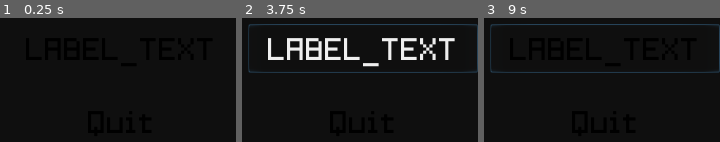
Above: before the commit, frames 1-3 (left to right).
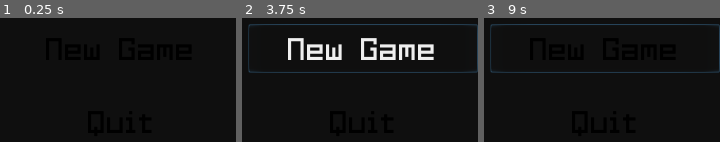
Above: after the commit, the same moments.

Repository: risooonho/fnaf-tse
Game: Godot game, scene res://scenes/Menu.tscn
Two runs of this game, one before a commit and one after it. Both use one fixed random seed, a clock stepped at 60 frames per second and the inputs below.
Inputs (mouse positions are in pixels of both pictures, inside the frame that each line leads up to):
- Up to frame 1 (0.25 s): no input
- Up to frame 2 (3.75 s): click "LABEL_TEXT" (after the commit: "New Game") at 0.5 s; click "LABEL_TEXT" (after the commit: "New Game") at 1.25 s; click "LABEL_TEXT" (after the commit: "New Game") at 2 s; tap Enter at 2.75 s; move the mouse to (253, 61) at 2.77 s; hold E (use) 2.78-3.53 s; tap Space at 3.5 s; move the mouse to (outside the picture) at 3.52 s; tap E (use) at 3.6 s
- Up to frame 3 (9 s): tap Enter at 4.25, 5.75 s; move the mouse to (outside the picture) at 4.27 s; hold E (use) 4.28-5.03 s; tap Space at 5, 6.5 s; move the mouse to (outside the picture) at 5.02 s; tap E (use) at 5.1, 6.6, 8.1 s; move the mouse to (outside the picture) at 5.77 s; hold E (use) 5.78-6.53 s; move the mouse to (outside the picture) at 6.52 s; move the mouse to (outside the picture) at 7.27 s; hold E (use) 7.28-8.03 s; move the mouse to (outside the picture) at 8.02 s; move the mouse to (495, 61) at 8.77 s; hold E (use) from 8.78 s (still down)

The runs differ from the first frame. In frame 2, 7.4% of the frame differs, in the area x 11-91%, y 16-40%; in frame 3, less than 0.1%.

Commit message:
Translate labels

Diff:
--- a/scripts/Menu.gd
+++ b/scripts/Menu.gd
@@ -1,5 +1,14 @@
 extends Control
 
 
+onready var NewGame = $HBox/NewGame
+onready var Quit = $HBox/Quit
+
+
 func _ready():
-	pass
+	_translate()
+
+
+func _translate():
+	NewGame.text = tr("LABEL_NEWGAME")
+	Quit.text = tr("LABEL_QUIT")
